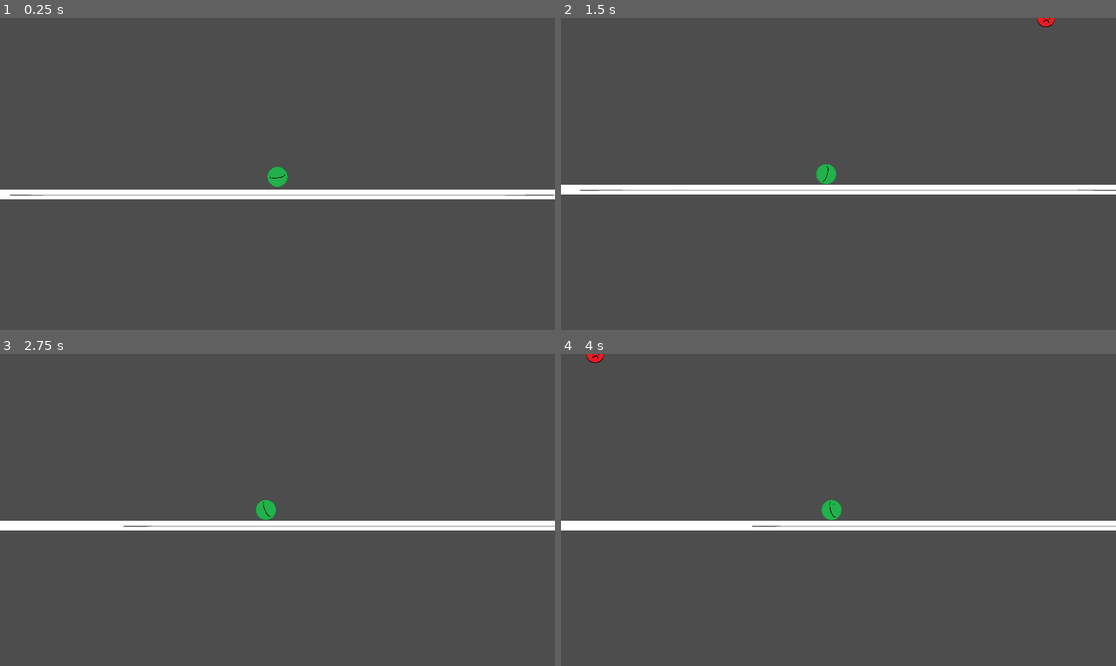
Above: before the commit, frames 1-4 (two rows, left to right).
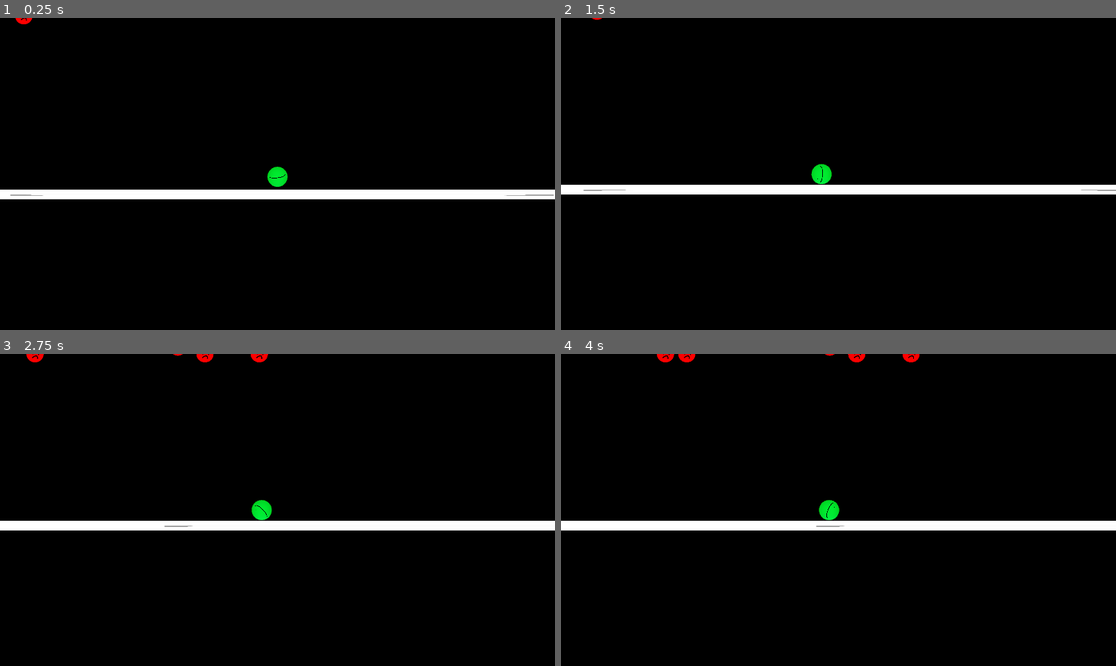
Above: after the commit, the same moments.

Repository: ai43184-school/School-project
Game: Godot game, scene res://Scenes/main.tscn
Same seed, same stepped clock (60 frames per second), same inputs: the game is played once before the commit and once after it.
Inputs (mouse positions are in pixels of both pictures, inside the frame that each line leads up to):
- Up to frame 1 (0.25 s): no input
- Up to frame 2 (1.5 s): move the mouse to (960, 158) at 0.52 s; press the mouse at (960, 158) at 0.53 s; move the mouse to (727, 189) at 1.27 s; release the mouse at (727, 189) at 1.28 s; click (727, 189) at 1.35 s
- Up to frame 3 (2.75 s): move the mouse to (333, 441) at 2.02 s; press the mouse at (333, 441) at 2.03 s
- Up to frame 4 (4 s): move the mouse to (810, 572) at 2.77 s; release the mouse at (810, 572) at 2.78 s; click (810, 572) at 2.85 s; move the mouse to (1005, 556) at 3.52 s; press the mouse at (1005, 556) at 3.53 s

The runs differ from the first frame. In frame 1, 97% of the frame differs, in the area x 0-100%, y 0-100%; in frame 2, 97%; in frame 3, 97%; in frame 4, 97%.

Commit message:
Messing with Bloom and stuf

Diff:
--- a/only-way-is-up/Scenes/main.tscn
+++ b/only-way-is-up/Scenes/main.tscn
@@ -7,6 +7,25 @@
 
 [sub_resource type="RectangleShape2D" id="RectangleShape2D_7u77a"]
 size = Vector2(1922, 31)
+
+[sub_resource type="Environment" id="Environment_sfuh2"]
+background_mode = 3
+background_energy_multiplier = 2.18
+ambient_light_color = Color(0.65834, 0.65834, 0.65834, 1)
+ambient_light_energy = 3.53
+glow_enabled = true
+glow_intensity = 0.43
+glow_bloom = 0.53
+glow_blend_mode = 1
+fog_mode = 1
+fog_light_color = Color(0.294927, 0.235374, 0.307392, 1)
+fog_light_energy = 2.35
+fog_density = 1.0
+fog_height = 258.7
+fog_height_density = 8.4211
+adjustment_enabled = true
+adjustment_brightness = 0.92
+adjustment_contrast = 1.76
 
 [node name="Main" type="Node2D"]
 
@@ -27,12 +46,16 @@
 
 [node name="GameManager" parent="." instance=ExtResource("4_7nqhl")]
 
-[node name="Player" parent="." node_paths=PackedStringArray("camera_2d") instance=ExtResource("1_jjgbg")]
+[node name="Player" parent="." node_paths=PackedStringArray("camera_2d", "environment") instance=ExtResource("1_jjgbg")]
 position = Vector2(12621, 861)
 camera_2d = NodePath("Camera2D2")
+environment = NodePath("../WorldEnvironment")
 
 [node name="Camera2D2" type="Camera2D" parent="Player" node_paths=PackedStringArray("player")]
 zoom = Vector2(0.6, 0.6)
 position_smoothing_enabled = true
 script = ExtResource("4_ddl6d")
 player = NodePath("..")
+
+[node name="WorldEnvironment" type="WorldEnvironment" parent="."]
+environment = SubResource("Environment_sfuh2")
--- a/only-way-is-up/Scripts/camera.gd
+++ b/only-way-is-up/Scripts/camera.gd
@@ -27,5 +27,5 @@
 
 	zoom = lerp(zoom, Vector2(desiredZoom, position.y), velZoom)
 
-	if (position. y < yMin):
+	if (position.y < yMin):
 		position = Vector2(position.x, yMin)
--- a/only-way-is-up/Scripts/player.gd
+++ b/only-way-is-up/Scripts/player.gd
@@ -3,10 +3,11 @@
 @export var camera_2d: Camera2D
 @export var trajectory_line: Line2D
 @export var hitbox: CollisionObject2D
+@export var environment: WorldEnvironment
 
 var velocity : Vector2 = Vector2.ZERO
 var direction : Vector2 = Vector2.ZERO
-var speed: float = 1.5
+var speed: float = 2.0
 var start_line_pos
 var end_line_pos
 
@@ -25,7 +26,7 @@
 func spawn_enemy():
 	var enemy_to_spawn = select_enemy_to_spawn()
 
-	var x_pos: float = floor(abs(randf_range(0.0, -350.0) - randf_range(0.0, 350.0)) * (100 - (-2)) + (-2))
+	var x_pos: float = floor(abs(randf_range(0.0, -400.0) - randf_range(0.0, 400.0)) * (100 - (-2)) + (-2))
 	var pos_to_spawn_enemy: Vector2 = Vector2(x_pos, distance)
 
 	enemy_to_spawn.position = pos_to_spawn_enemy
@@ -42,6 +43,7 @@
 	direction = (get_global_mouse_position() - position)
 	if Input.is_action_pressed("Launch"):
 		Engine.time_scale = 0.25
+		environment.environment.adjustment_saturation = 0.5
 		trajectory_line.add_point(start_line_pos)
 		trajectory_line.add_point(end_line_pos)
 	elif Input.is_action_just_released("Launch"):
@@ -49,6 +51,7 @@
 		apply_impulse(direction * speed)
 		Engine.time_scale = 1
 		GameManager.can_launch = false
+		environment.environment.adjustment_saturation = 1
 	else:
 		Engine.time_scale = 1
 
--- a/only-way-is-up/project.godot
+++ b/only-way-is-up/project.godot
@@ -45,3 +45,5 @@
 [rendering]
 
 renderer/rendering_method="mobile"
+environment/defaults/default_clear_color=Color(0, 0, 0, 1)
+anti_aliasing/quality/msaa_2d=1
Not shown: 1 places in only-way-is-up/Scenes/main.tscn that only renumber resources
